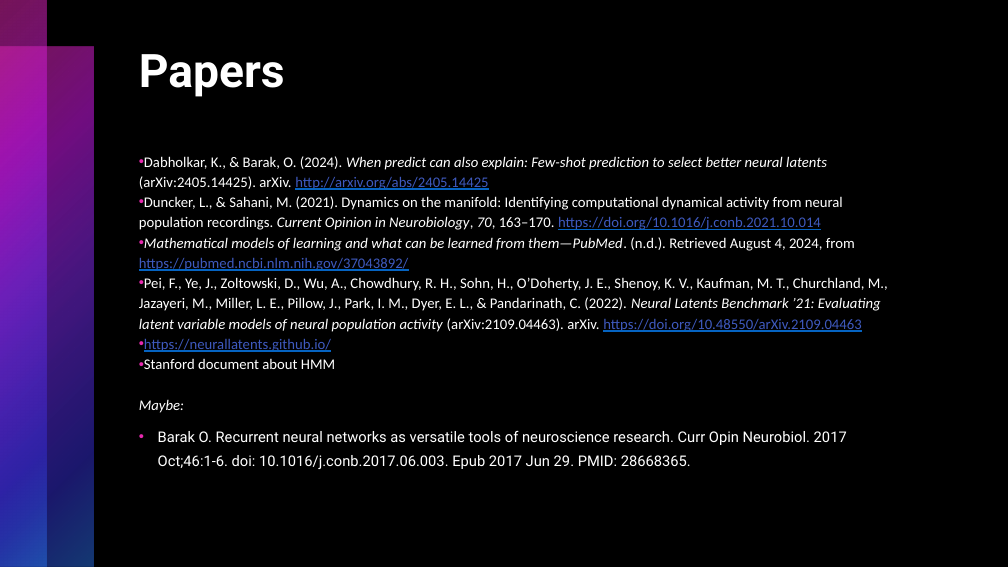
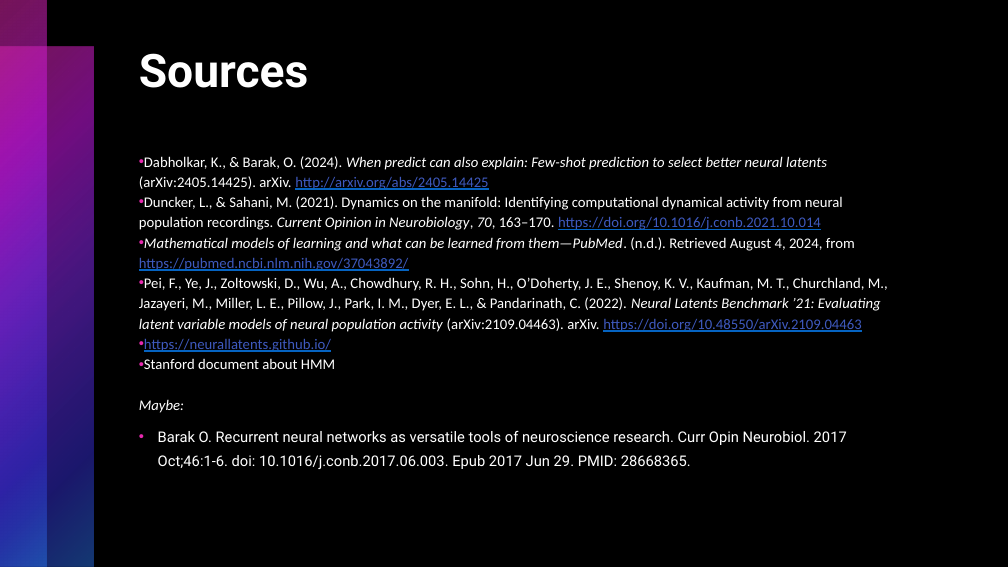
Before and after one commit to chesskiss/latent, a slide deck: slide 10 of Reports/Midterm Presentation.pptx (slide 9 before the commit). Drawn at 1008x567 pixels with LibreOffice and Linux fonts; fonts in the diff are those of the drawing. Boxes give left, top, right and bottom in pixels: in the first picture for what was removed or moved away, otherwise in the second. Text is boxed around its words. In the diff, an @@ line names an element or a change of style, - is before the commit and + after.

```diff
--- a/Reports/Midterm Presentation.pptx
+++ b/Reports/Midterm Presentation.pptx
@@ title at (x1=139, y1=53, x2=309, y2=88): text changed @@
-Papers
+Sources
```
Also in this commit, not shown: 3 other slides changed, 3 slides added, 2 slides removed, 15 other files.
